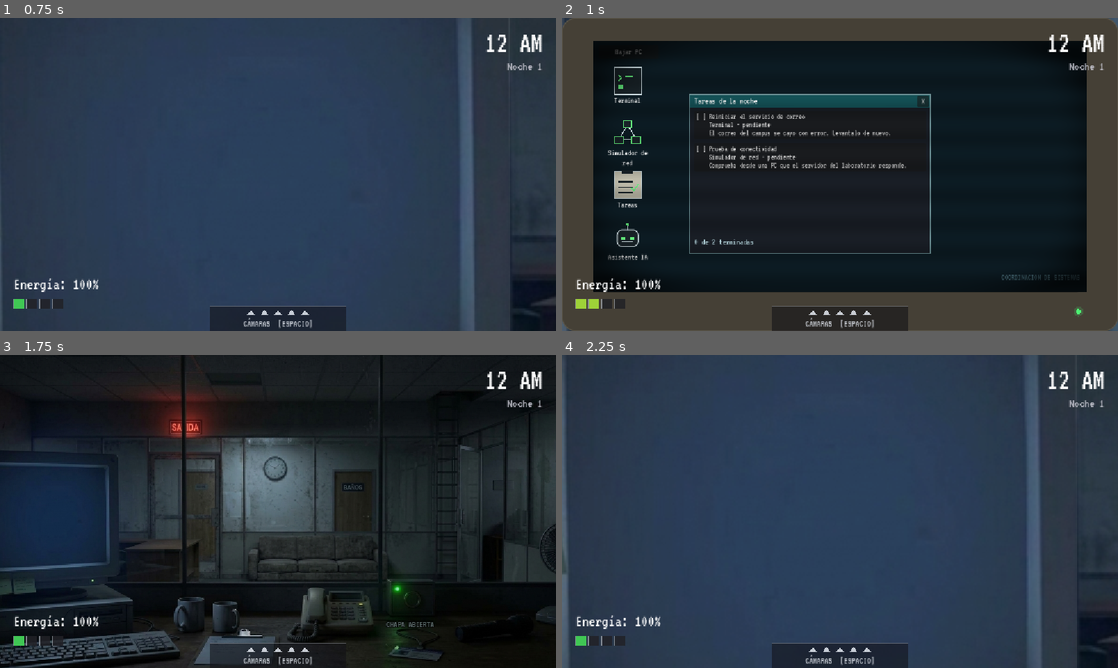
Above: before the commit, frames 1-4 (two rows, left to right).
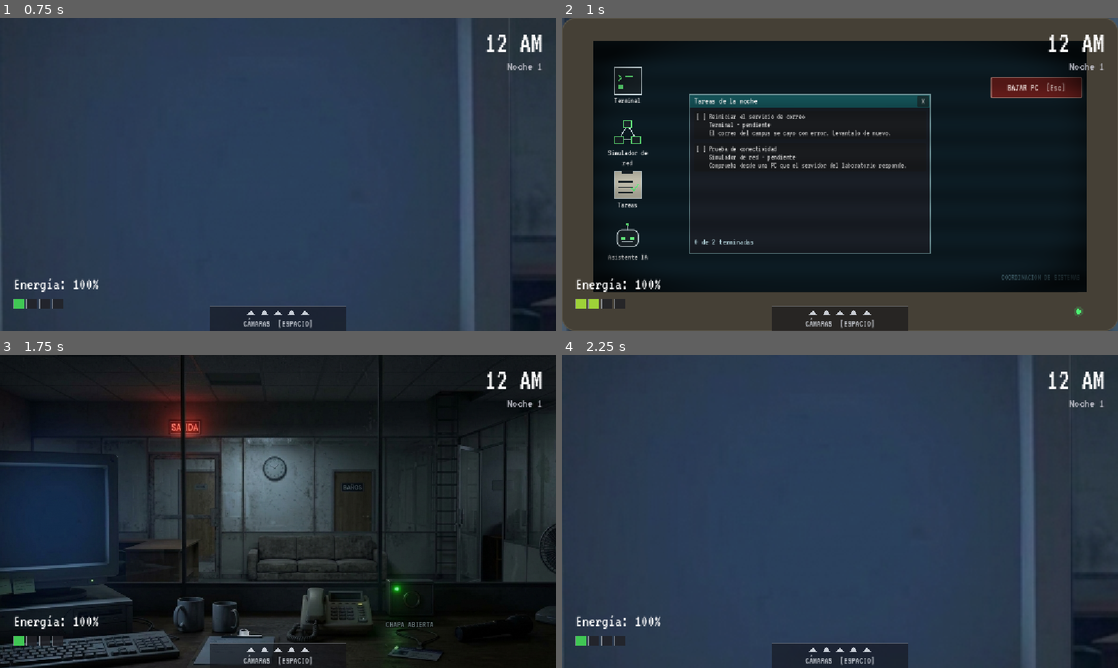
Above: after the commit, the same moments.

Repository: MauriGGH/FNAR
Game: Godot game, scene res://scenes/night/night.tscn
Same seed, same stepped clock (60 frames per second), same inputs: the game is played once before the commit and once after it.
Inputs (mouse positions are in pixels of both pictures, inside the frame that each line leads up to):
- Up to frame 1 (0.75 s): tap Enter at 0.5 s; drag from (38, 180) to (333, 105) at 0.52 s
- Up to frame 2 (1 s): no input
- Up to frame 3 (1.75 s): click "Bajar PC" (after the commit: "BAJAR PC [Esc]") at 1.25 s
- Up to frame 4 (2.25 s): drag from (623, 514) to (812, 574) at 2.02 s

Frame 1 is identical in both runs. In frame 2, 1.1% of the frame differs, in the area x 9-94%, y 10-26%; in frame 3, 0.7%; in frame 4, 2.6%, in the area x 0-100%, y 0-100%.

Commit message:
Salir de la PC con Escape y clic derecho, y boton de salida visible arriba a la derecha

Diff:
--- a/scenes/pc_screen/pc_screen.gd
+++ b/scenes/pc_screen/pc_screen.gd
@@ -124,6 +124,24 @@
 	visible = false
 	PowerManager.set_pc_open(false)
 	closed.emit()
+
+
+## De la PC se sale por el botón, con Escape o con clic derecho.
+## Va en _input y no en _unhandled_input porque un Control en STOP (la raíz de
+## la PC lo es, para no dejar pasar clics a la oficina) se queda con los
+## botones del mouse aunque no los use, y el clic derecho nunca llegaría.
+func _input(event: InputEvent) -> void:
+	if not is_open:
+		return
+	var key: InputEventKey = event as InputEventKey
+	if key != null and key.pressed and not key.echo and key.keycode == KEY_ESCAPE:
+		close()
+		get_viewport().set_input_as_handled()
+		return
+	var click: InputEventMouseButton = event as InputEventMouseButton
+	if click != null and click.pressed and click.button_index == MOUSE_BUTTON_RIGHT:
+		close()
+		get_viewport().set_input_as_handled()
 
 
 # --- Escritorio ---------------------------------------------------------------
--- a/scenes/pc_screen/pc_screen.tscn
+++ b/scenes/pc_screen/pc_screen.tscn
@@ -14,6 +14,42 @@
 shader_parameter/tube_edge = 0.55
 shader_parameter/tube_center = 0.1
 
+[sub_resource type="StyleBoxFlat" id="StyleBoxFlat_exit"]
+bg_color = Color(0.42, 0.11, 0.1, 0.92)
+border_width_left = 2
+border_width_top = 2
+border_width_right = 2
+border_width_bottom = 2
+border_color = Color(0.85, 0.6, 0.55, 0.8)
+corner_radius_top_left = 3
+corner_radius_top_right = 3
+corner_radius_bottom_right = 3
+corner_radius_bottom_left = 3
+
+[sub_resource type="StyleBoxFlat" id="StyleBoxFlat_exit_hover"]
+bg_color = Color(0.58, 0.16, 0.14, 0.95)
+border_width_left = 2
+border_width_top = 2
+border_width_right = 2
+border_width_bottom = 2
+border_color = Color(1, 0.8, 0.75, 0.9)
+corner_radius_top_left = 3
+corner_radius_top_right = 3
+corner_radius_bottom_right = 3
+corner_radius_bottom_left = 3
+
+[sub_resource type="StyleBoxFlat" id="StyleBoxFlat_exit_pressed"]
+bg_color = Color(0.3, 0.08, 0.07, 0.95)
+border_width_left = 2
+border_width_top = 2
+border_width_right = 2
+border_width_bottom = 2
+border_color = Color(0.85, 0.6, 0.55, 0.8)
+corner_radius_top_left = 3
+corner_radius_top_right = 3
+corner_radius_bottom_right = 3
+corner_radius_bottom_left = 3
+
 [node name="PcScreen" type="Control"]
 visible = false
 layout_mode = 3
@@ -70,16 +106,6 @@
 theme_override_font_sizes/font_size = 17
 text = "COORDINACION DE SISTEMAS"
 horizontal_alignment = 2
-
-[node name="ClosePcButton" type="Button" parent="Screen"]
-layout_mode = 0
-offset_left = 12.0
-offset_top = 8.0
-offset_right = 136.0
-offset_bottom = 36.0
-focus_mode = 0
-theme_override_font_sizes/font_size = 17
-text = "Bajar PC"
 
 [node name="Icons" type="Control" parent="Screen"]
 layout_mode = 0
@@ -228,6 +254,20 @@
 offset_right = 502.0
 offset_bottom = 382.0
 
+[node name="ClosePcButton" type="Button" parent="Screen"]
+layout_mode = 0
+offset_left = 824.0
+offset_top = 74.0
+offset_right = 1014.0
+offset_bottom = 118.0
+focus_mode = 0
+theme_override_colors/font_color = Color(1, 0.92, 0.9, 1)
+theme_override_font_sizes/font_size = 20
+theme_override_styles/normal = SubResource("StyleBoxFlat_exit")
+theme_override_styles/hover = SubResource("StyleBoxFlat_exit_hover")
+theme_override_styles/pressed = SubResource("StyleBoxFlat_exit_pressed")
+text = "BAJAR PC  [Esc]"
+
 [node name="CrtOverlay" type="ColorRect" parent="Screen"]
 material = SubResource("ShaderMaterial_crt")
 layout_mode = 0
--- a/scripts/ui/console_view.gd
+++ b/scripts/ui/console_view.gd
@@ -136,10 +136,13 @@
 # --- Teclado ------------------------------------------------------------------
 
 func _gui_input(event: InputEvent) -> void:
+	# Solo el clic izquierdo toma el foco: el derecho tiene que llegar a la PC,
+	# que es la que cierra con él.
 	var click: InputEventMouseButton = event as InputEventMouseButton
-	if click != null and click.pressed:
-		grab_focus()
-		accept_event()
+	if click != null:
+		if click.pressed and click.button_index == MOUSE_BUTTON_LEFT:
+			grab_focus()
+			accept_event()
 		return
 
 	var key: InputEventKey = event as InputEventKey
@@ -161,8 +164,7 @@
 		KEY_DOWN:
 			_recall_history(1)
 		KEY_ESCAPE:
-			_input = ""
-			_refresh()
+			return  # Escape sale de la PC; no se consume aquí.
 		_:
 			# unicode trae el carácter ya resuelto por la distribución del
 			# teclado. Las teclas que no escriben nada (F3, F4...) se dejan
Not shown: 1 places in scenes/pc_screen/pc_screen.tscn that only renumber resources
